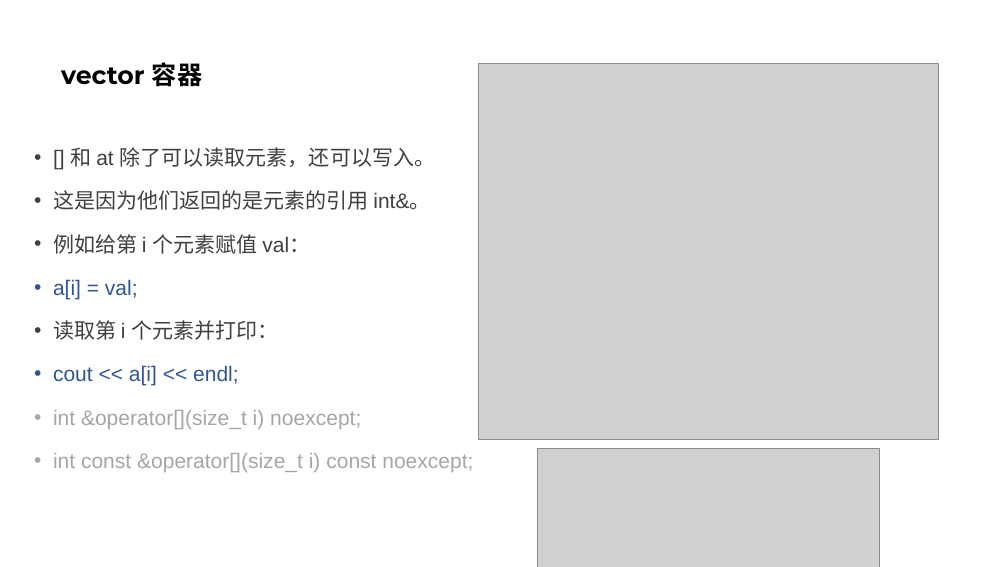
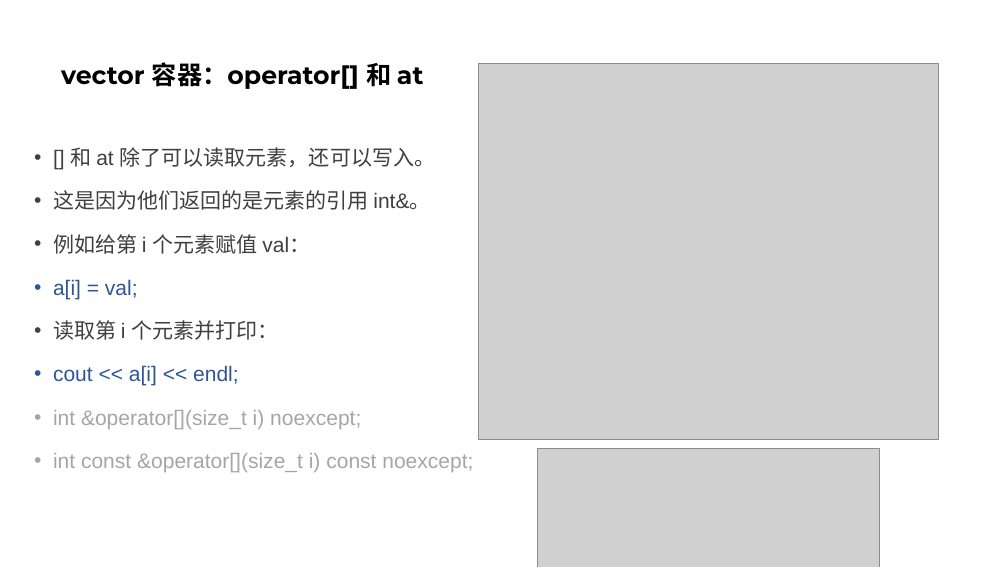
Before and after one commit to parallel101/course, a slide deck: slide 15 of 13/slides.pptx. Drawn at 1008x567 pixels with LibreOffice and Linux fonts; fonts in the diff are those of the drawing; grey boxes stand for pictures. Boxes give left, top, right and bottom in pixels: in the first picture for what was removed or moved away, otherwise in the second. Text is boxed around its words. In the diff, an @@ line names an element or a change of style, - is before the commit and + after.

```diff
--- a/13/slides.pptx
+++ b/13/slides.pptx
@@ title at <box>61,62,424,89</box>: text changed @@
-vector 容器
+vector 容器：operator[] 和 at
```
Also in this commit, not shown: 15 other slides changed, 22 slides added, 21 other files.
